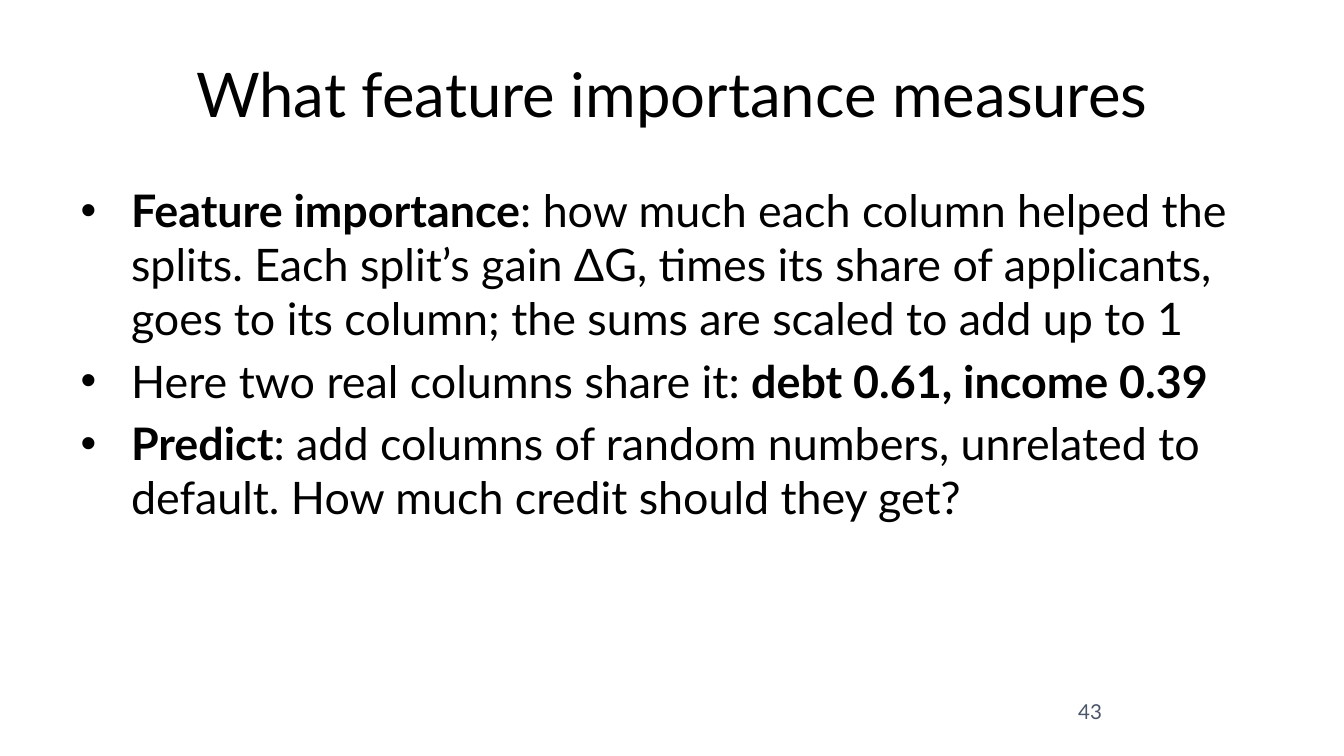
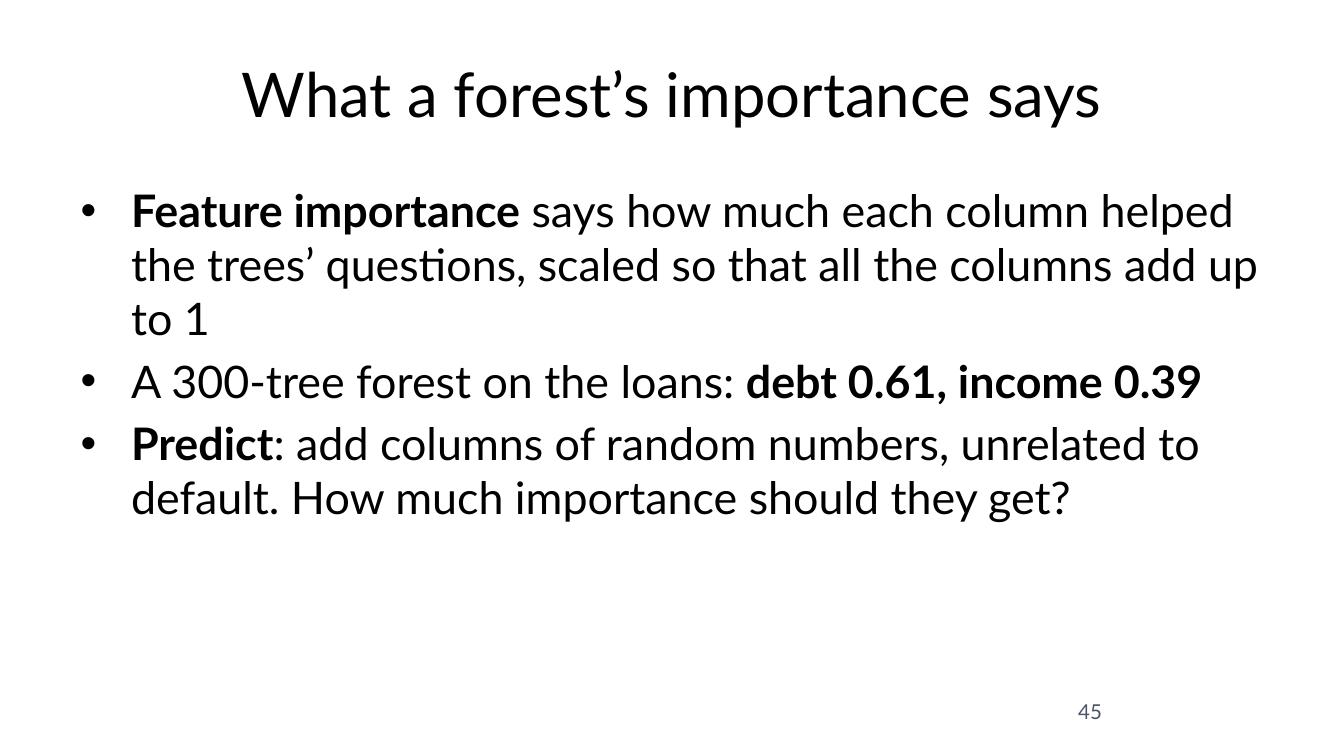
Before and after one commit to fabioantonini/technologies-for-artificial-intelligence, a slide deck: slide 45 of Lessons/07_trees_and_ensembles/Slides/trees_and_ensembles_slides.pptx (slide 43 before the commit). Drawn at 1344x756 pixels with LibreOffice and Linux fonts; fonts in the diff are those of the drawing; background and template pictures are left out. Boxes give left, top, right and bottom in pixels: in the first picture for what was removed or moved away, otherwise in the second. Text is boxed around its words. In the diff, an @@ line names an element or a change of style, - is before the commit and + after.

```diff
--- a/Lessons/07_trees_and_ensembles/Slides/trees_and_ensembles_slides.pptx
+++ b/Lessons/07_trees_and_ensembles/Slides/trees_and_ensembles_slides.pptx
@@ title at (242, 70, 1101, 128): text changed @@
-What feature importance measures
+What a forest’s importance says
@@ text at (131, 193, 1258, 523): text changed @@
-• Feature importance: how much each column helped the splits. Each split’s gain ΔG, times its share of applicants, goes to its column; the sums are scaled to add up to 1
-• Here two real columns share it: debt 0.61, income 0.39
-• Predict: add columns of random numbers, unrelated to default. How much credit should they get?
+• Feature importance says how much each column helped the trees’ questions, scaled so that all the columns add up to 1
+• A 300-tree forest on the loans: debt 0.61, income 0.39
+• Predict: add columns of random numbers, unrelated to default. How much importance should they get?
@@ page number at (1078, 704, 1102, 719): text changed @@
-43
+45
```
Also in this commit, not shown: 24 other slides changed, 4 slides added, 17 other files.
